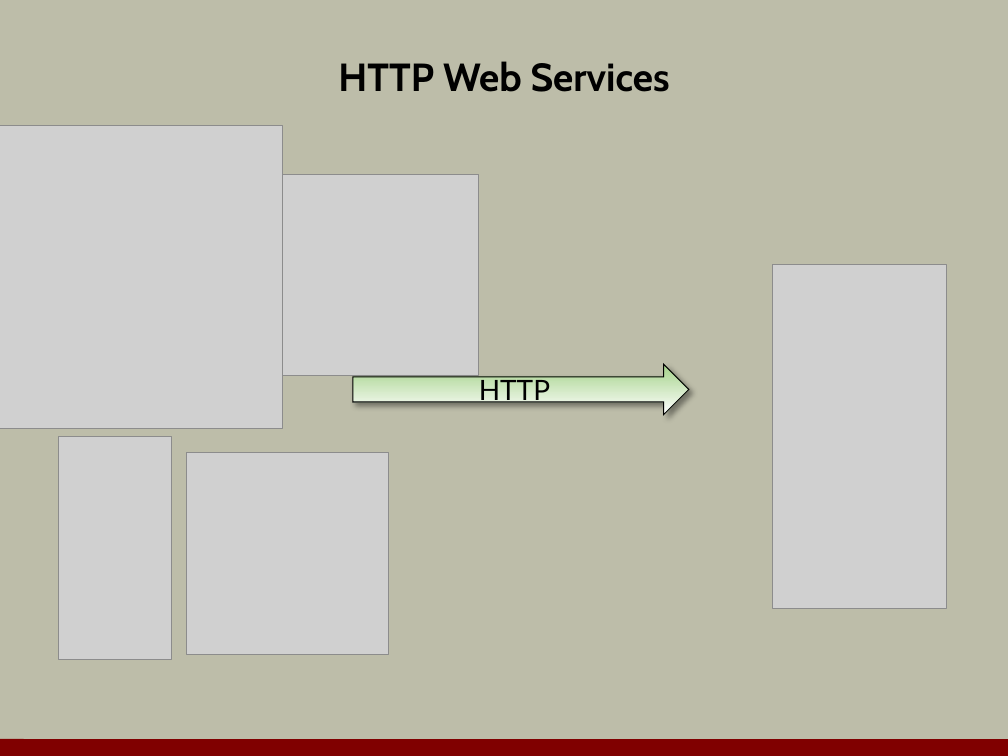
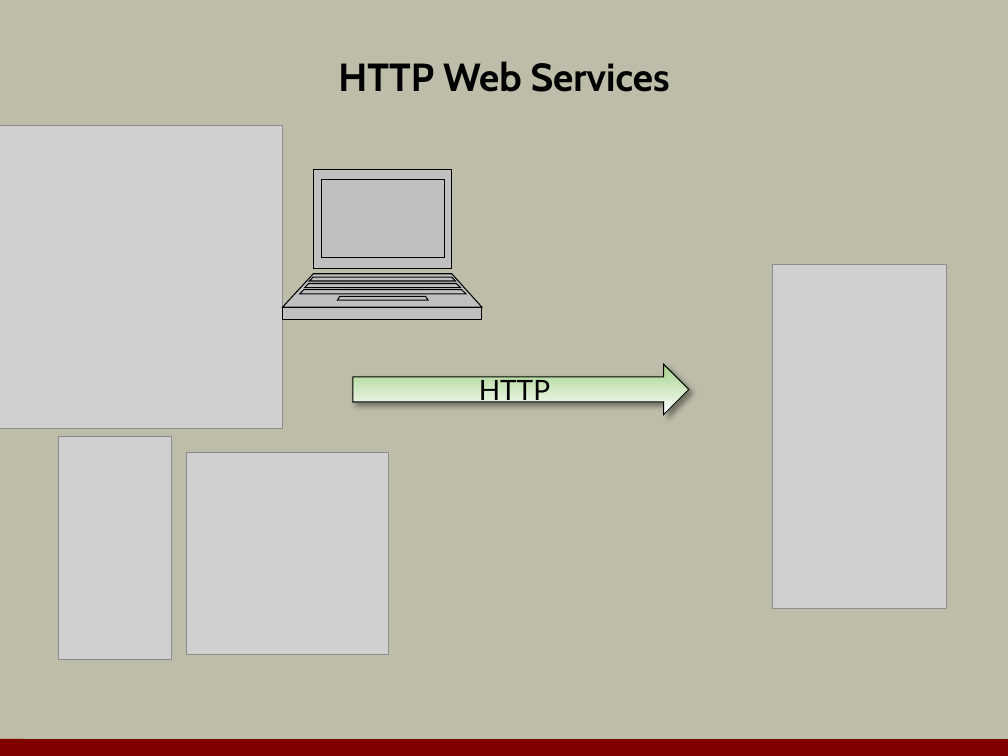
Before and after one commit to OdeToCode/classes, a slide deck: slide 3 of mvc/slides/14_webapi.pptx. Drawn at 1008x756 pixels with LibreOffice and Linux fonts; fonts in the diff are those of the drawing; grey boxes stand for pictures; background and template pictures are left out. Boxes give left, top, right and bottom in pixels: in the first picture for what was removed or moved away, otherwise in the second. Text is boxed around its words. In the diff, an @@ line names an element or a change of style, - is before the commit and + after.

```diff
--- a/mvc/slides/14_webapi.pptx
+++ b/mvc/slides/14_webapi.pptx
@@ picture removed at box(278, 174, 479, 376) @@
@@ freeform shape added at box(282, 169, 482, 320), fill #C0C0C0, outline #000000 0.75 pt @@
```
Also in this commit, not shown: 2 other slides changed, 4 other files.
